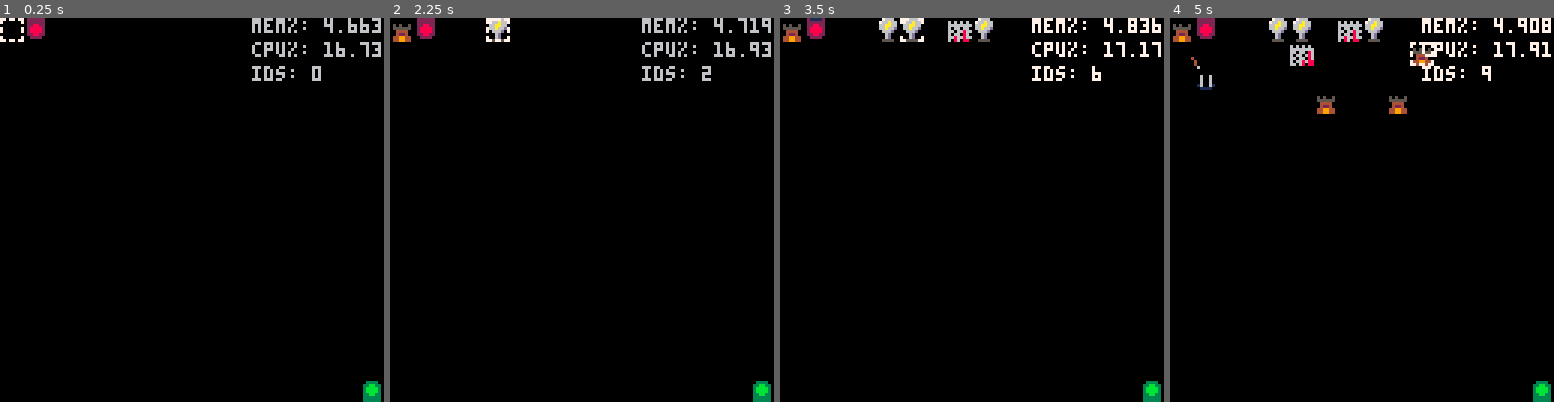
Above: before the commit, frames 1-4 (left to right).
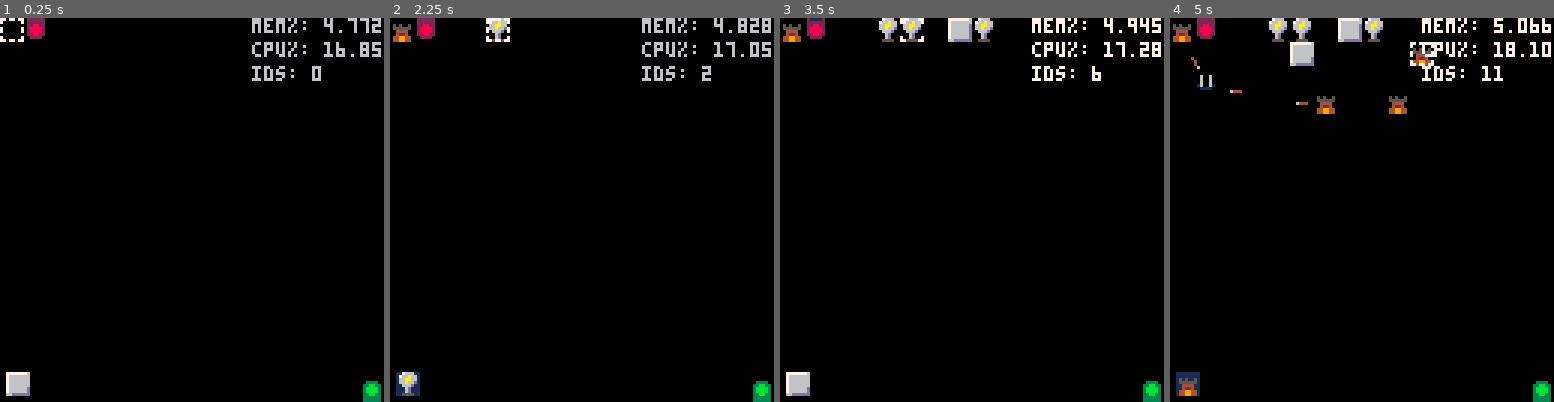
Above: after the commit, the same moments.

Repository: ClaytonKnittel/pico8-test
Game: PICO-8 cartridge clatt.p8
Two runs of this game, one before a commit and one after it. Both use one fixed random seed, a clock stepped at 60 frames per second and the inputs below.
Inputs:
- Up to frame 1 (0.25 s): no input
- Up to frame 2 (2.25 s): tap X (X key) at 0.33, 1.07, 1.85 s; tap O (Z key) at 0.7, 1.7, 2.1 s; hold Right 1.6-2.1 s; hold Up from 2.15 s (still down)
- Up to frame 3 (3.5 s): release Up at 2.42 s; hold Right 2.47-3.03 s; tap O (Z key) at 2.5, 2.9, 3.3 s; tap X (X key) at 2.97 s; hold Left from 3.08 s (still down)
- Up to frame 4 (5 s): release Left at 3.58 s; hold Down 3.63-3.97 s; tap O (Z key) every 0.4 s from 3.7 to 4.9 s; hold Right 4.02-4.68 s; tap X (X key) at 4.08 s; hold Up from 4.73 s (still down)

The runs differ from the first frame. In frame 1, 0.6% of the frame differs, in the area x 1-100%, y 0-99%; in frame 2, 0.6%; in frame 3, 0.8%; in frame 4, 1.3%.

Commit message:
tweaks
new sprites

tweak

fix

Diff:
--- a/clatt.p8
+++ b/clatt.p8
@@ -34,6 +34,7 @@
   ARROW = 9,
   PINWHEEL = 13,
   LIGHTNING = 14,
+  HUD_BG=15,
 }
 
 TypeId = {
@@ -516,7 +517,7 @@
 function MakeArcher(pos)
   local archer = {}
 
-  local range = 4
+  local range = 6
   local fire_rate = 10
   local fire_rate_cooldown = 0
   local frames = 0
@@ -597,12 +598,20 @@
 function MakePinwheel(pos)
   local pinwheel = {}
 
-  local fire_rate = 5
   local fire_rate_cooldown = 0
   local frames = 0
-  local range = 2
-  local spin_rate = 150
-  local n_directions = 4
+  local range = 2.5
+
+  -- sprinkler mode
+  -- local spin_rate = 150
+  -- local fire_rate = 6
+  -- local n_direction = 4
+
+  -- tic shooter mode
+  local spin_rate = 0
+  local n_directions = 12
+  local fire_rate = 10
+
 
   function pinwheel.update()
     local result = {
@@ -615,21 +624,34 @@
 
     frames += 1
 
+    local will_fire = false
     if fire_rate_cooldown == 0 then
-      for i = 0, n_directions - 1 do
-        local angle_offset = i / n_directions
-        local spin_angle = (frames % spin_rate) / spin_rate
-        local angle = angle_offset - spin_angle
-
-        local pos_x = cos(angle)
-        local pos_y = sin(angle)
-
-        local offset_pos = { x = range * pos_x, y = range * pos_y }
-        local target_pos = PosAdd(pinwheel.pos(), offset_pos)
-
-        entity_map.spawn(MakeArrow(pinwheel.pos(), target_pos))
-      end
-      fire_rate_cooldown = fire_rate
+      for entity in entity_map.entities() do
+        if not will_fire and entity.type_id() == TypeId.ENEMY then
+          local enemy_pos = entity.pos()
+          local enemy_distance = PosMagnitude(PosSub(enemy_pos, pinwheel.pos()))
+          if enemy_distance < range then
+            will_fire = true
+          end
+        end
+      end
+
+      if will_fire then
+        for i = 0, n_directions - 1 do
+          local angle_offset = i / n_directions
+          local spin_angle = (frames % spin_rate) / spin_rate
+          local angle = angle_offset - spin_angle
+
+          local pos_x = cos(angle)
+          local pos_y = sin(angle)
+
+          local offset_pos = { x = range * pos_x, y = range * pos_y }
+          local target_pos = PosAdd(pinwheel.pos(), offset_pos)
+
+          entity_map.spawn(MakeArrow(pinwheel.pos(), target_pos))
+        end
+        fire_rate_cooldown = fire_rate
+      end
     else
       fire_rate_cooldown -= 1
     end
@@ -658,7 +680,7 @@
 function MakeLightning(pos)
   local lightning = {}
 
-  local range = 8
+  local range = 10
   local fire_rate = 90
   local fire_rate_cooldown = 0
   local firing_length = 4
@@ -964,6 +986,22 @@
   print("ids: "..entity_map.num_allocated_ids(), 84, 16)
 end
 
+function DrawSelectedTowerHUD()
+  -- TODO can generate inverse map
+  local type_to_sprite = {
+    [TypeId.WALL] = TileSpriteId.WALL,
+    [TypeId.ARCHER] = TileSpriteId.ARCHER,
+    [TypeId.PINWHEEL] = TileSpriteId.PINWHEEL,
+    [TypeId.LIGHTNING] = TileSpriteId.LIGHTNING
+  }
+
+  local sprite_id = type_to_sprite[selected_tower]
+  if sprite_id then
+    spr(TileSpriteId.HUD_BG, 2, 118)
+    spr(sprite_id, 2, 118)
+  end
+end
+
 function _update()
   UpdateInput()
   UpdateEntities()
@@ -975,6 +1013,7 @@
   DrawGrid()
   DrawEntities()
   DrawCursor()
+  DrawSelectedTowerHUD()
   DrawDebugStats()
 end
 
@@ -1007,12 +1046,22 @@
 
 
 
-…(9 lines of a section not shown)…
+__map__
+0000000000000000000000130000000000000000000000000000000000000000000000000000000000000000000000000000000000000000000000000000000000000000000000000000000000000000000000000000000000000000000000000000000000000000000000000000000000000000000000000000000000000000
+…(17 lines of a section not shown)…
Not shown, changed: 27 lines of the sprite sheet (__gfx__) section of clatt.p8
